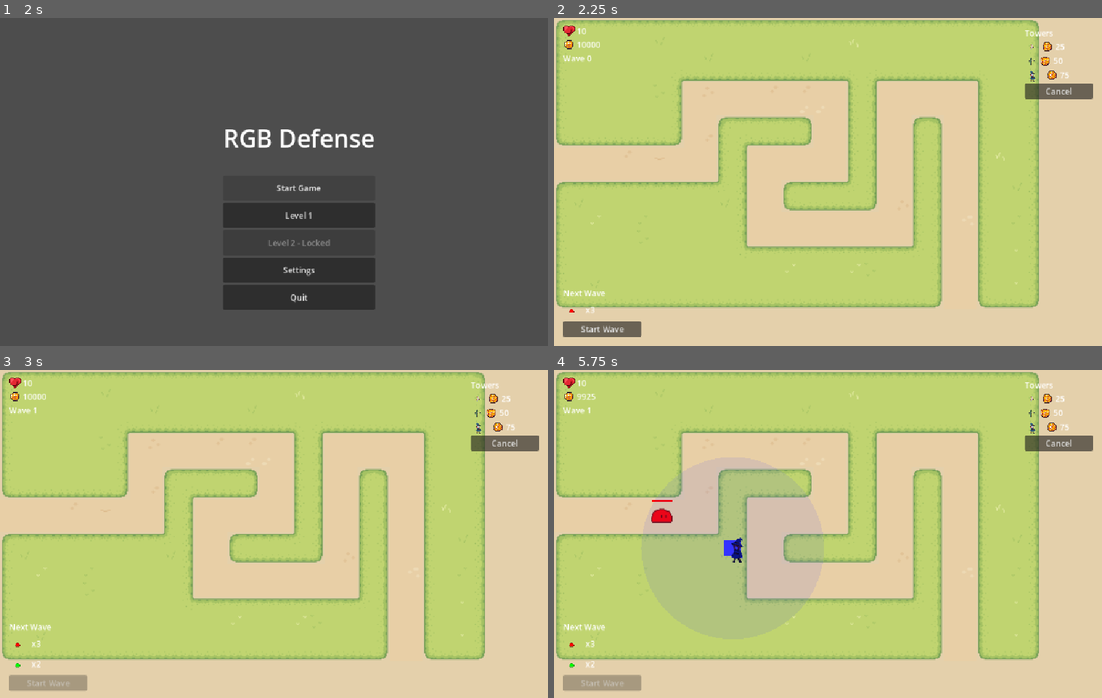
Above: before the commit, frames 1-4 (two rows, left to right).
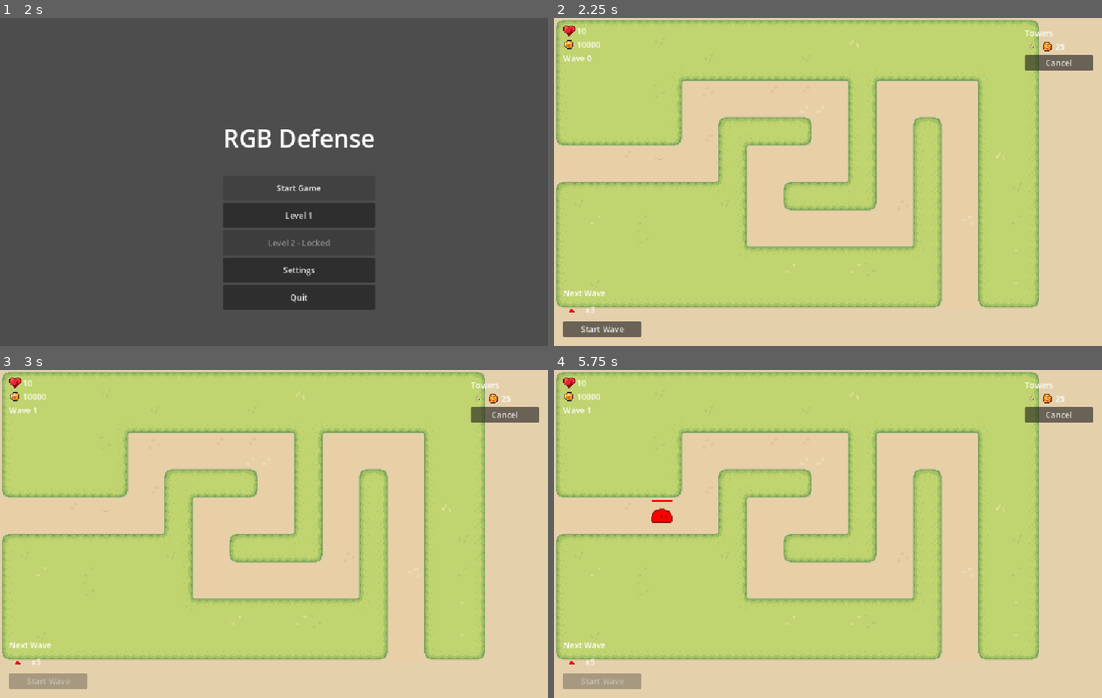
Above: after the commit, the same moments.

Repository: psvm203/rgb-defense
Game: Godot game, scene res://ui/main_menu.tscn
Two runs of this game, one before a commit and one after it. Both use one fixed random seed, a clock stepped at 60 frames per second and the inputs below.
Inputs (mouse positions are in pixels of both pictures, inside the frame that each line leads up to):
- Up to frame 1 (2 s): click "Start Game" at 0.5 s; click "Start Game" at 1.25 s
- Up to frame 2 (2.25 s): click "Level 1" at 2 s
- Up to frame 3 (3 s): click "Start Wave" at 2.75 s
- Up to frame 4 (5.75 s): click "Cancel" at 3.5 s; move the mouse to (948, 517) at 4.27 s; tap G at 4.35, 5.3 s; click (948, 517) at 4.42 s; tap B at 4.55, 5.1 s; move the mouse to (718, 550) at 5.02 s; click (718, 550) at 5.17 s

Frame 1 is identical in both runs. In frame 2, 1.3% of the frame differs, in the area x 85-99%, y 11-25%; in frame 3, 1.6%; in frame 4, 2.0%, in the area x 1-99%, y 7-98%.

Commit message:
feat(level1): restrict to Warrior only with Red-only enemy waves for tutorial

Diff:
--- a/game_state/game_state.gd
+++ b/game_state/game_state.gd
@@ -14,16 +14,13 @@
 		},
 		{
 			groups = [
-				{ max_rgb = Vector3(1.0, 0.0, 0.0), count = 3 },
-				{ max_rgb = Vector3(0.0, 1.0, 0.0), count = 2 },
+				{ max_rgb = Vector3(1.0, 0.0, 0.0), count = 5 },
 			],
 			interval = 1.2,
 		},
 		{
 			groups = [
-				{ max_rgb = Vector3(1.0, 0.0, 0.0), count = 4 },
-				{ max_rgb = Vector3(0.0, 1.0, 0.0), count = 3 },
-				{ max_rgb = Vector3(0.0, 0.0, 1.0), count = 1 },
+				{ max_rgb = Vector3(1.0, 0.0, 0.0), count = 7 },
 			],
 			interval = 1.0,
 		},
--- a/track/track.gd
+++ b/track/track.gd
@@ -141,9 +141,11 @@
 		KEY_R:
 			_on_tower_selected("res://tower/red/warrior/warrior.tscn", 25)
 		KEY_G:
-			_on_tower_selected("res://tower/green/archer/archer.tscn", 50)
+			if GameState.current_level > 1:
+				_on_tower_selected("res://tower/green/archer/archer.tscn", 50)
 		KEY_B:
-			_on_tower_selected("res://tower/blue/mage/mage.tscn", 75)
+			if GameState.current_level > 1:
+				_on_tower_selected("res://tower/blue/mage/mage.tscn", 75)
 		KEY_SPACE:
 			if not GameState.is_wave_active:
 				GameState.start_wave_pressed.emit()
@@ -251,7 +253,7 @@
 		_upgrade_btns.clear()
 
 		var upgrades: Array = UPGRADES.get(closest.scene_file_path, [])
-		if not upgrades.is_empty():
+		if not upgrades.is_empty() and GameState.current_level > 1:
 			var vbox: VBoxContainer = _tower_menu.get_child(0).get_child(0)
 			for upgrade in upgrades:
 				var btn := Button.new()
--- a/ui/tower_panel.gd
+++ b/ui/tower_panel.gd
@@ -35,6 +35,8 @@
 func _build_buttons() -> void:
 	var coin_tex := preload("res://game_state/coins.png")
 	for tower in TOWERS:
+		if GameState.current_level <= 1 and tower.name != "Warrior":
+			continue
 		var row := HBoxContainer.new()
 		row.mouse_default_cursor_shape = Control.CURSOR_POINTING_HAND
 
